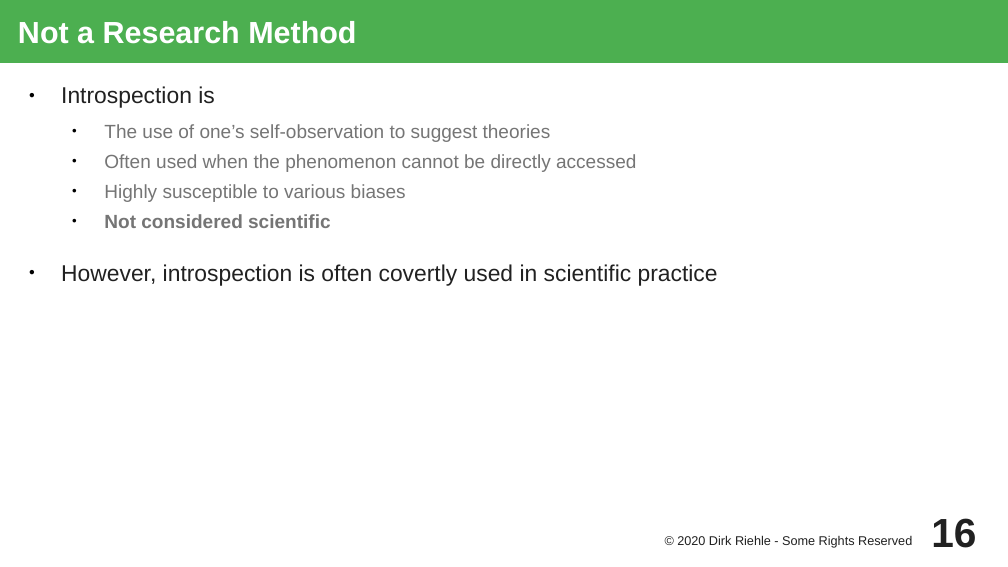
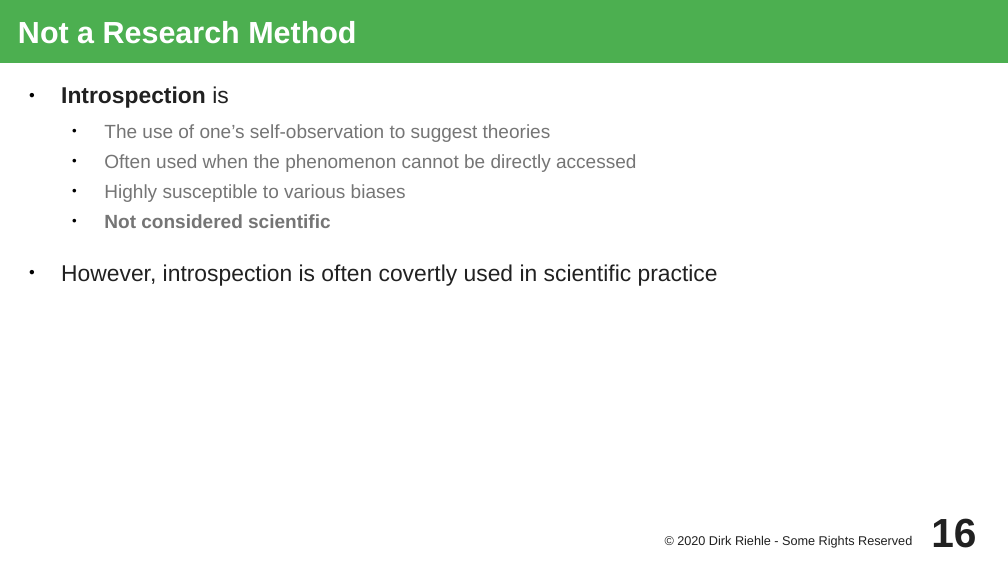
Before and after one commit to dirkriehle/nyt-course, a slide deck: slide 16 of Lecture slides/NYT D01 - Theory Building.odp. Drawn at 1008x567 pixels with LibreOffice and Linux fonts; fonts in the diff are those of the drawing. Boxes give left, top, right and bottom in pixels: in the first picture for what was removed or moved away, otherwise in the second. Text is boxed around its words. In the diff, an @@ line names an element or a change of style, - is before the commit and + after.

```diff
--- a/Lecture slides/NYT D01 - Theory Building.odp
+++ b/Lecture slides/NYT D01 - Theory Building.odp
@@ text at [61,86,229,108]: bold on in "Introspection" @@
```
Also in this commit, not shown: 8 other slides changed, 1 other file.
